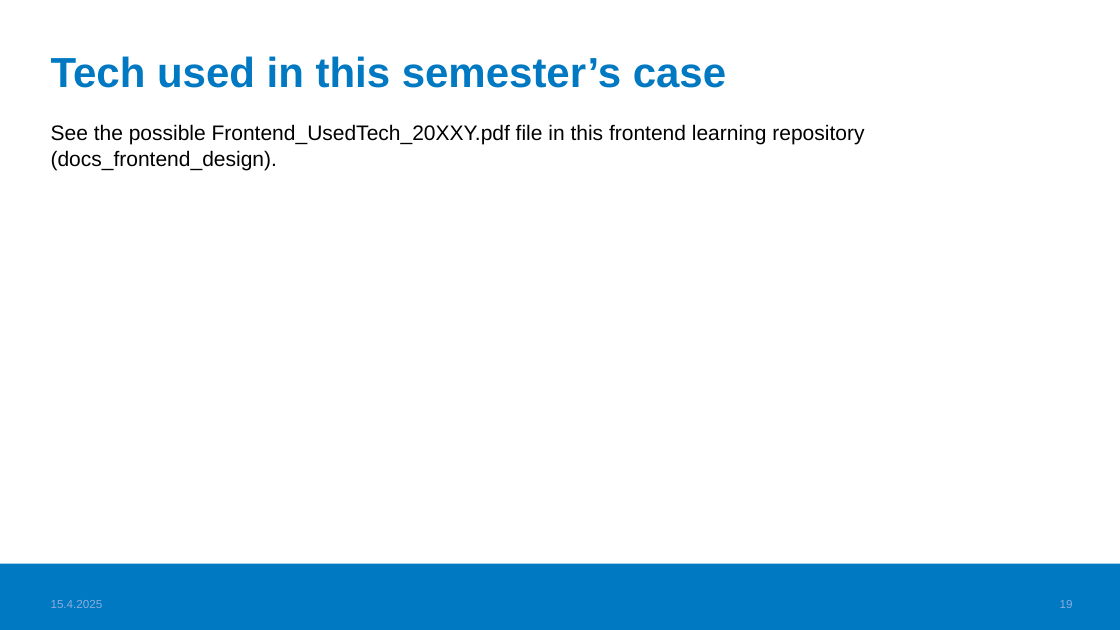
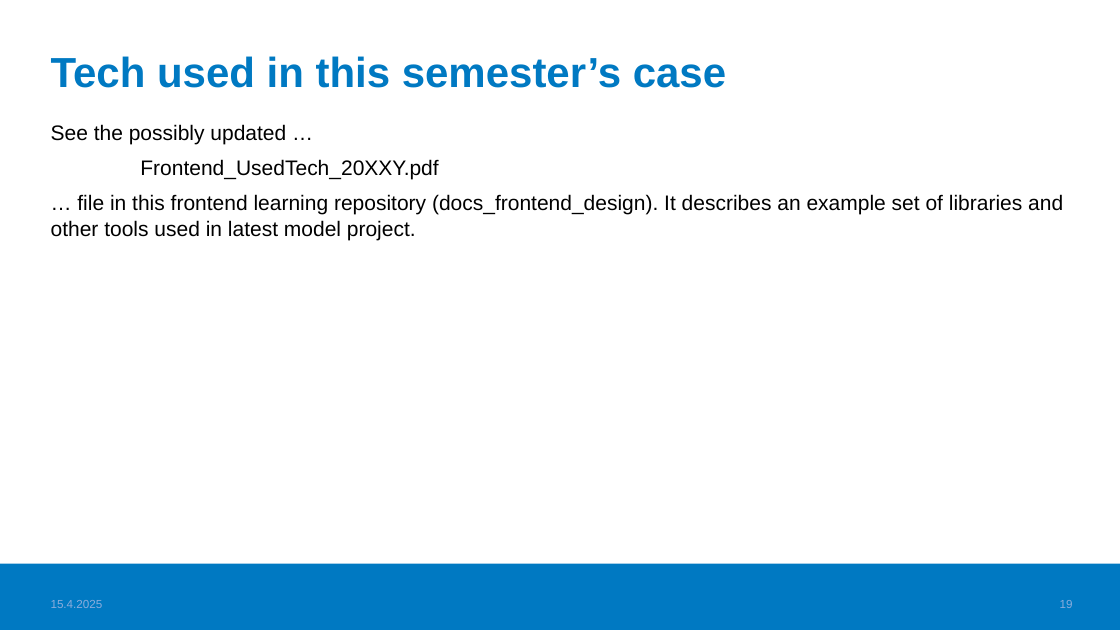
Before and after one commit to valju/docs_frontend_design, a slide deck: slide 19 of FrontendStuff_ForExam.pptx. Drawn at 1120x630 pixels with LibreOffice and Linux fonts; fonts in the diff are those of the drawing; background and template pictures are left out. Boxes give left, top, right and bottom in pixels: in the first picture for what was removed or moved away, otherwise in the second. Text is boxed around its words. In the diff, an @@ line names an element or a change of style, - is before the commit and + after.

Commit message:
Upd frontend exam materials

```diff
--- a/FrontendStuff_ForExam.pptx
+++ b/FrontendStuff_ForExam.pptx
@@ text at <box>51,124,1063,240</box>: text changed @@
-See the possible Frontend_UsedTech_20XXY.pdf file in this frontend learning repository (docs_frontend_design).
+See the possibly updated …
+Frontend_UsedTech_20XXY.pdf
+… file in this frontend learning repository (docs_frontend_design). It describes an example set of libraries and other tools used in latest model project.
```
Also in this commit, not shown: 1 other slide changed, 1 other file.
